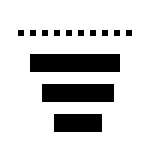
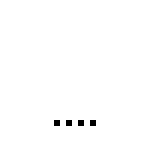
Before/after of a 150 × 150 layered artwork. What changed in the layer stack:
hid "3quarter" over left=18, top=30, right=132, bottom=132
hid "Empty" over left=18, top=30, right=132, bottom=132
added layer "nc" above "Background" over left=18, top=30, right=132, bottom=132
